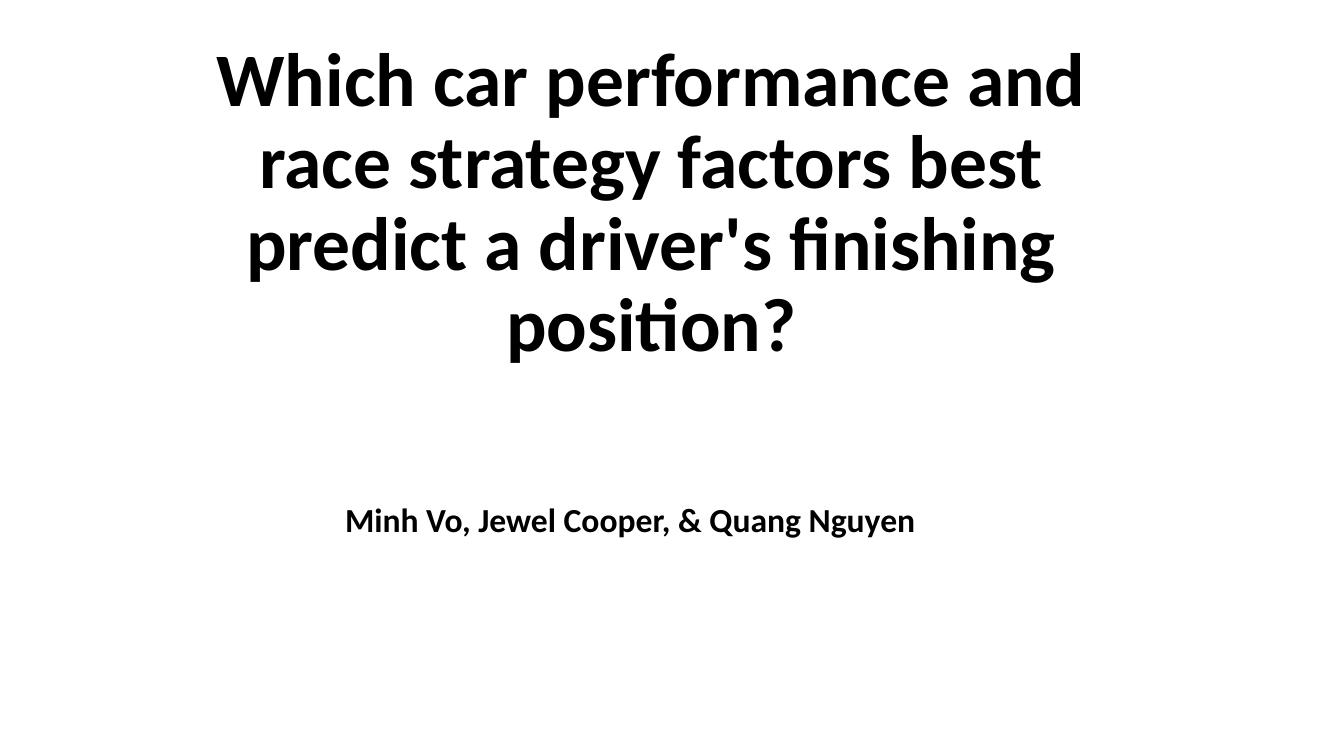
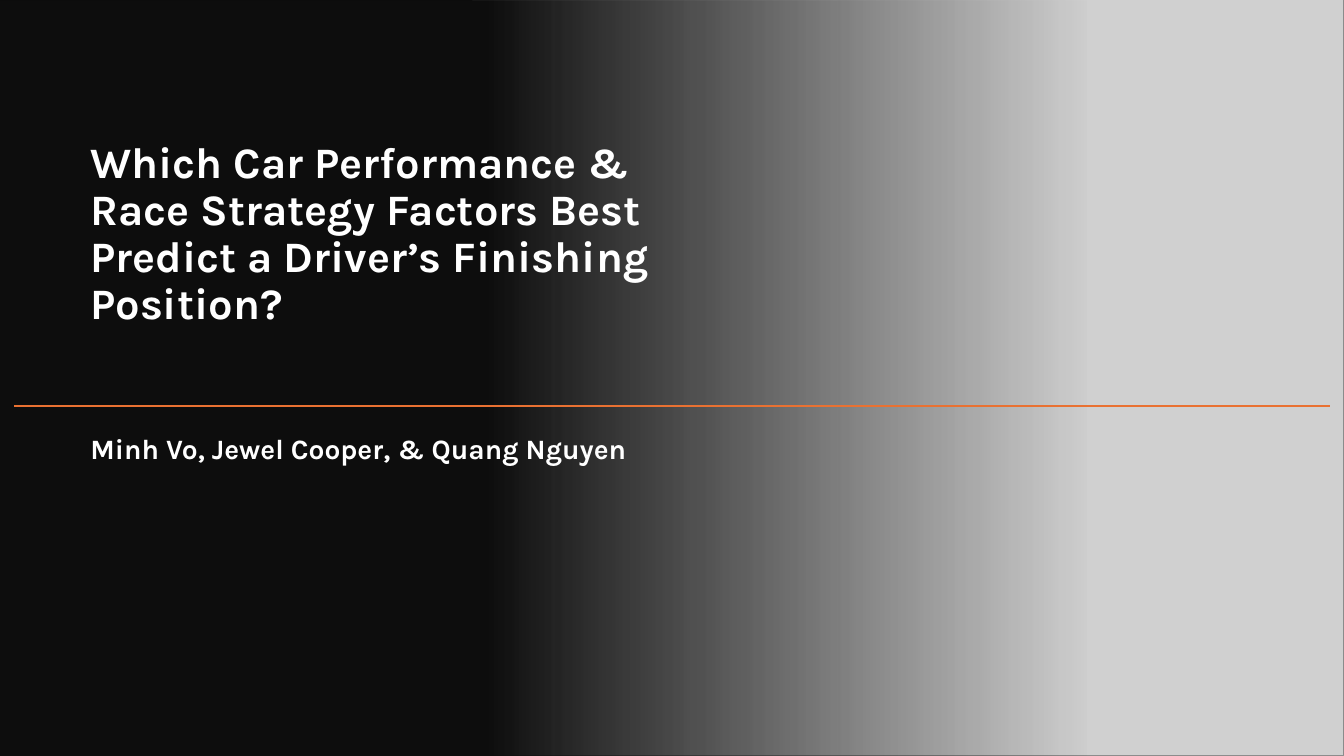
Before and after one commit to minhmgnvo/dsci511-group-assignment, a slide deck: slide 1 of Project-Presentation-Template.pptx. Drawn at 1344x756 pixels with LibreOffice and Linux fonts; fonts in the diff are those of the drawing; grey boxes stand for pictures. Boxes give left, top, right and bottom in pixels: in the first picture for what was removed or moved away, otherwise in the second. Text is boxed around its words. In the diff, an @@ line names an element or a change of style, - is before the commit and + after.

```diff
--- a/Project-Presentation-Template.pptx
+++ b/Project-Presentation-Template.pptx
@@ rectangle added at bbox=[0, 0, 1344, 756], fill #0D0D0D @@
@@ rectangle added at bbox=[0, 0, 1344, 756], fill gradient #0D0D0D @@
@@ picture added at bbox=[472, 0, 1344, 756] @@
@@ title at bbox=[90, 147, 649, 320]: text changed; size 54 to 31 pt; font Calibri to Karla; text colour #000000 to #FFFFFF @@
-Which car performance and race strategy factors best predict a driver's finishing position?
+Which Car Performance & Race Strategy Factors Best Predict a Driver’s Finishing Position?
@@ line added from (1330, 406) to (14, 406), #E97132 1 pt @@
@@ subtitle "Minh Vo, Jewel Cooper, & ...": place and size @@
-subtitle "Minh Vo, Jewel Cooper, & ..." at bbox=[345, 508, 916, 538]
+subtitle "Minh Vo, Jewel Cooper, & ..." at bbox=[90, 439, 626, 466]
@@ subtitle "Minh Vo, Jewel Cooper, & ..." at bbox=[90, 439, 626, 466]: size 24 to 20 pt, font Calibri to Karla, text colour #000000 to #FFFFFF; alignment centre to left @@
```
Also in this commit, not shown: 6 other slides changed, 5 slides added, 3 slides removed.
